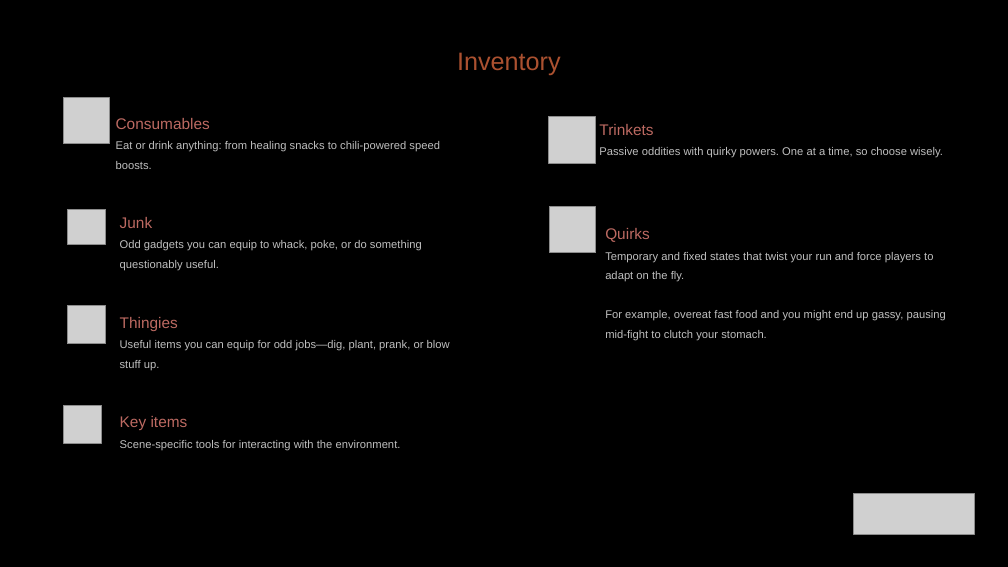
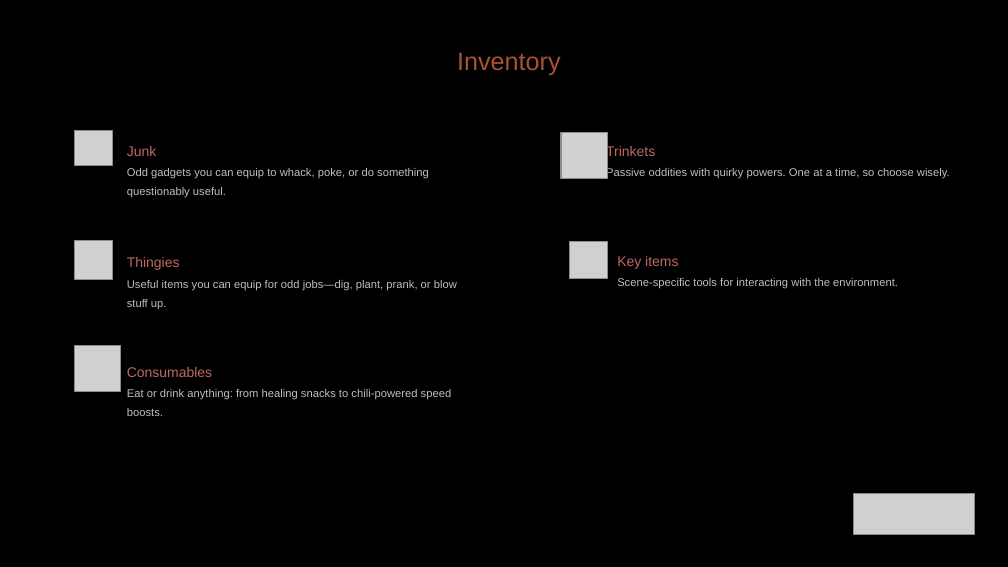
Before and after one commit to diegohcanepa/Remizione, a slide deck: slide 9 of Pitch Deck.pptx. Drawn at 1008x567 pixels with LibreOffice and Linux fonts; fonts in the diff are those of the drawing; grey boxes stand for pictures; background and template pictures are left out. Boxes give left, top, right and bottom in pixels: in the first picture for what was removed or moved away, otherwise in the second. Text is boxed around its words. In the diff, an @@ line names an element or a change of style, - is before the commit and + after.

```diff
--- a/Pitch Deck.pptx
+++ b/Pitch Deck.pptx
@@ picture: place and size @@
-picture at bbox=[68, 210, 106, 245]
+picture at bbox=[75, 130, 113, 165]
@@ text "Junk": place and size @@
-text "Junk" at bbox=[120, 217, 422, 270]
+text "Junk" at bbox=[127, 146, 429, 198]
@@ text at bbox=[127, 146, 156, 156]: size 11 to 10 pt in "Junk" @@
@@ picture: place and size @@
-picture at bbox=[549, 117, 596, 163]
+picture at bbox=[561, 133, 608, 179]
@@ text "Trinkets": place and size @@
-text "Trinkets" at bbox=[599, 124, 943, 158]
+text "Trinkets" at bbox=[606, 144, 950, 178]
@@ text at bbox=[606, 144, 655, 159]: size 11 to 10 pt in "Trinkets" @@
@@ picture removed at bbox=[549, 207, 596, 253] @@
@@ subtitle removed at bbox=[605, 228, 946, 340] @@
-Quirks
-Temporary and fixed states that twist your run and force players to adapt on the fly.
-For example, overeat fast food and you might end up gassy, pausing mid-fight to clutch your stomach.
@@ picture: place and size @@
-picture at bbox=[68, 305, 106, 344]
+picture at bbox=[75, 241, 113, 279]
@@ text "Thingies": place and size @@
-text "Thingies" at bbox=[120, 317, 450, 370]
+text "Thingies" at bbox=[127, 257, 457, 310]
@@ text at bbox=[127, 257, 180, 270]: size 11 to 10 pt in "Thingies" @@
@@ picture: place and size @@
-picture at bbox=[64, 405, 101, 443]
+picture at bbox=[570, 241, 607, 278]
@@ text "Key items": place and size @@
-text "Key items" at bbox=[120, 416, 401, 450]
+text "Key items" at bbox=[617, 256, 898, 288]
@@ text at bbox=[617, 256, 678, 269]: size 11 to 10 pt in "Key items" @@
@@ picture: place and size @@
-picture at bbox=[64, 98, 110, 144]
+picture at bbox=[75, 346, 121, 392]
@@ text "Consumables": place and size @@
-text "Consumables" at bbox=[116, 118, 440, 169]
+text "Consumables" at bbox=[127, 367, 452, 416]
@@ text at bbox=[127, 367, 212, 377]: size 11 to 10 pt in "Consumables" @@
```
Also in this commit, not shown: 2 other slides changed, 10 other files.
